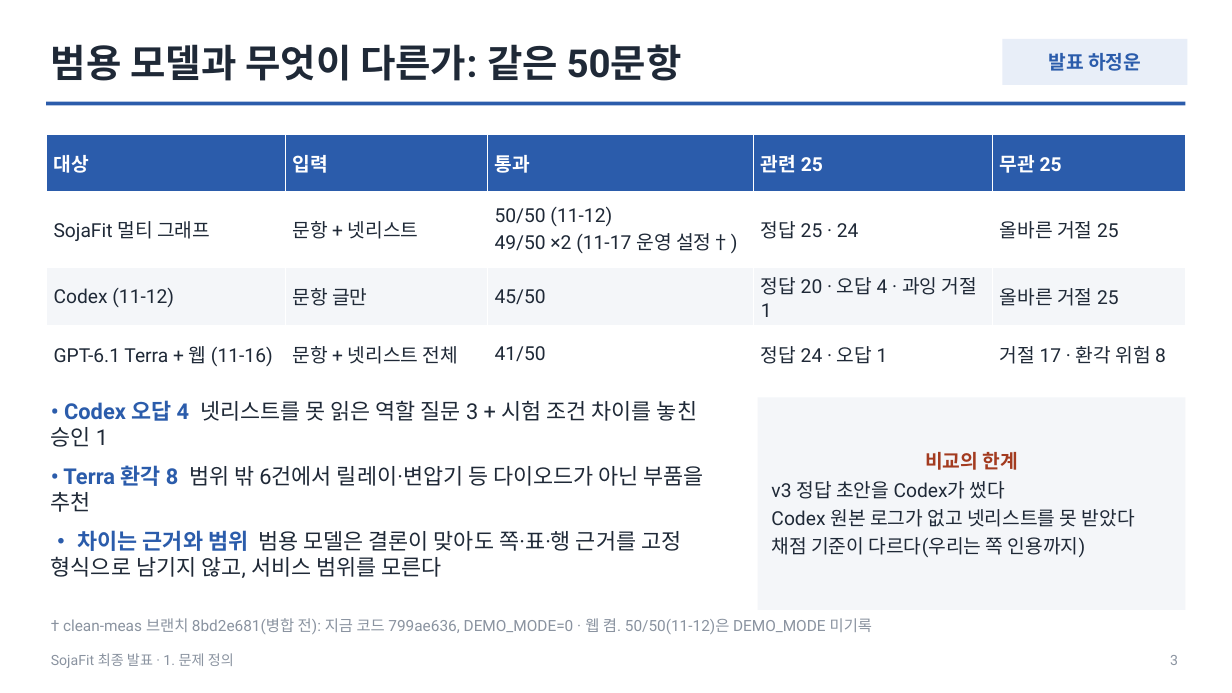
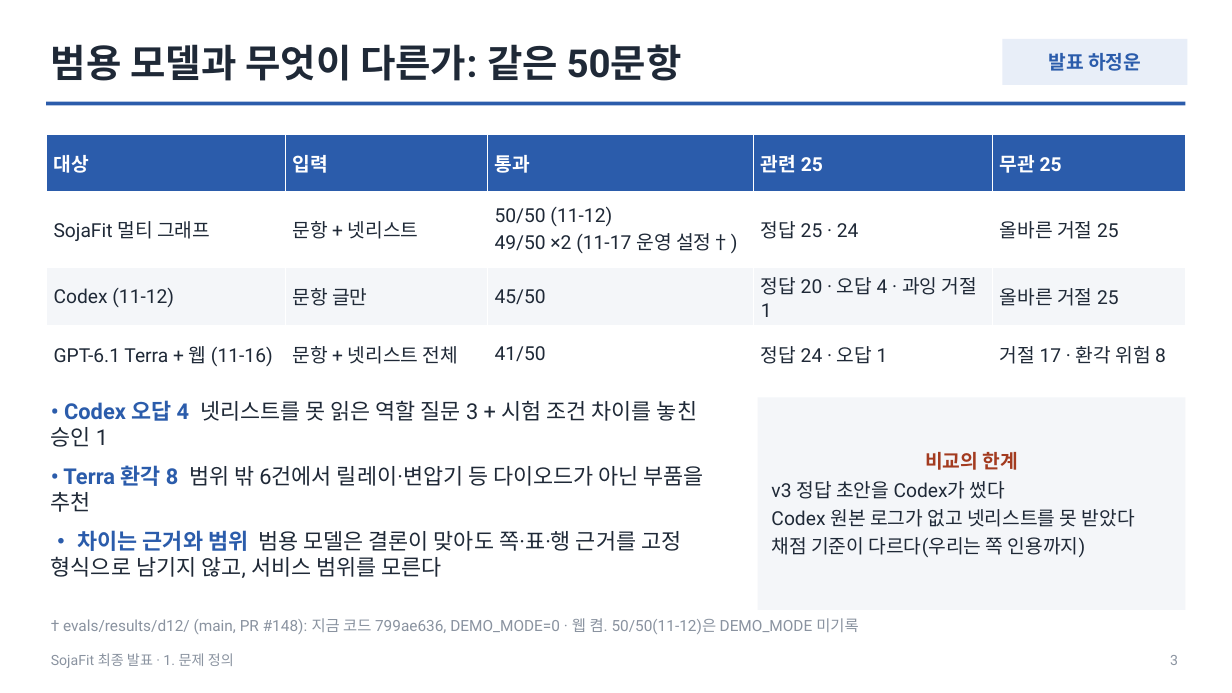
Before and after one commit to HJU5022/SojaFit, a slide deck: slide 3 of docs/deliverables/presentation/sojafit-final-2026-11-18.pptx. Drawn at 1232x693 pixels with LibreOffice and Linux fonts; fonts in the diff are those of the drawing. Boxes give left, top, right and bottom in pixels: in the first picture for what was removed or moved away, otherwise in the second. Text is boxed around its words. In the diff, an @@ line names an element or a change of style, - is before the commit and + after.

Commit message:
docs: 시연 영상을 시연 전용 계정 · 운영 코드(28b14600)로 다시 녹화(1분 35초)하고, 발표 덱 · 제출 문서의 길이 · 리비전을 맞추고, 11-17 작업 기록과 최종 동결 표기를 더한다

```diff
--- a/docs/deliverables/presentation/sojafit-final-2026-11-18.pptx
+++ b/docs/deliverables/presentation/sojafit-final-2026-11-18.pptx
@@ text at <box>63,618,858,634</box>: text changed @@
-† clean-meas 브랜치 8bd2e681(병합 전): 지금 코드 799ae636, DEMO_MODE=0 · 웹 켬. 50/50(11-12)은 DEMO_MODE 미기록
+† evals/results/d12/ (main, PR #148): 지금 코드 799ae636, DEMO_MODE=0 · 웹 켬. 50/50(11-12)은 DEMO_MODE 미기록
```
Also in this commit, not shown: 6 other slides changed, 10 other files.
